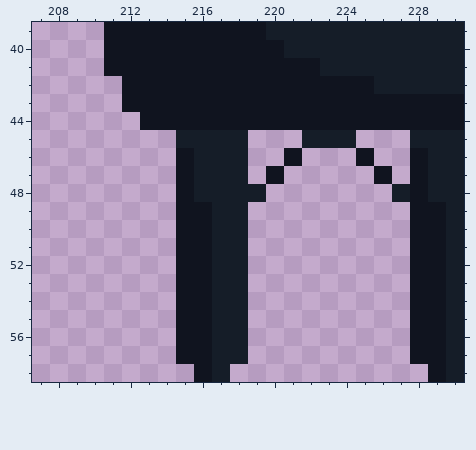
Two states of a pixel-art file, assets/ld51.aseprite. Above is the file before it was changed.
512x512 pixels, 1 frame. Colours within 5 levels of each other are drawn and written as one. Shown: x 207..230, y 39..58. The commit also changed other parts of the picture, which this record leaves out.
New version:
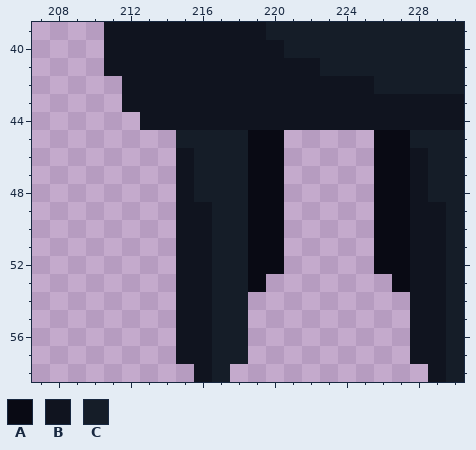
Palette (. is transparent): A #090a14  B #10141f  C #151d28
The edit:
{"where": "layer \"Fauteuil\""}
{"y":45,"x":219,"old":"..","new":"AA"}
{"y":45,"x":222,"old":"CCC","new":"..."}
{"y":45,"x":226,"old":"..","new":"AA"}
{"y":46,"x":219,"old":"..B","new":"AA."}
{"y":46,"x":225,"old":"B..","new":".AA"}
{"y":47,"x":219,"old":".B","new":"AA"}
{"y":47,"x":226,"old":"B.","new":"AA"}
{"y":48,"x":219,"old":"C.","new":"AA"}
{"y":48,"x":226,"old":".C","new":"AA"}
{"y":49,"x":219,"old":"..","new":"AA"}
{"y":49,"x":226,"old":"..","new":"AA"}
{"y":50,"x":219,"old":"..","new":"AA"}
{"y":50,"x":226,"old":"..","new":"AA"}
{"y":51,"x":219,"old":"..","new":"AA"}
{"y":51,"x":226,"old":"..","new":"AA"}
{"y":52,"x":219,"old":"..","new":"AA"}
{"y":52,"x":226,"old":"..","new":"AA"}
{"y":53,"x":219,"old":".","new":"A"}
{"y":53,"x":227,"old":".","new":"A"}
{"label":"changed","picture_box":[248,130,410,292]}
